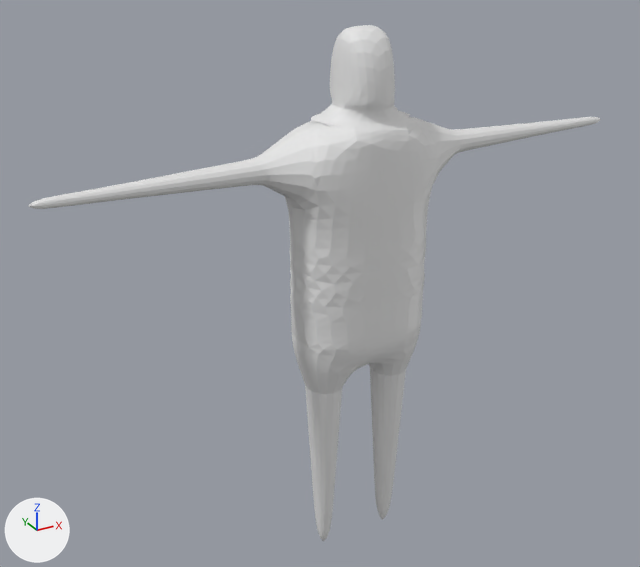
Before and after pictures for a commit that changed the Blender file resources/blender/blocky_trashbot.blend.
Rendered twice from a 50 mm lens placed at (-1.415, -2.31, 2.247), pointed at (-0.093, 0.093, 1.046). The axes (+X, +Y, +Z) are drawn at lower left. The lights are the same throughout. The picture after the commit comes second.
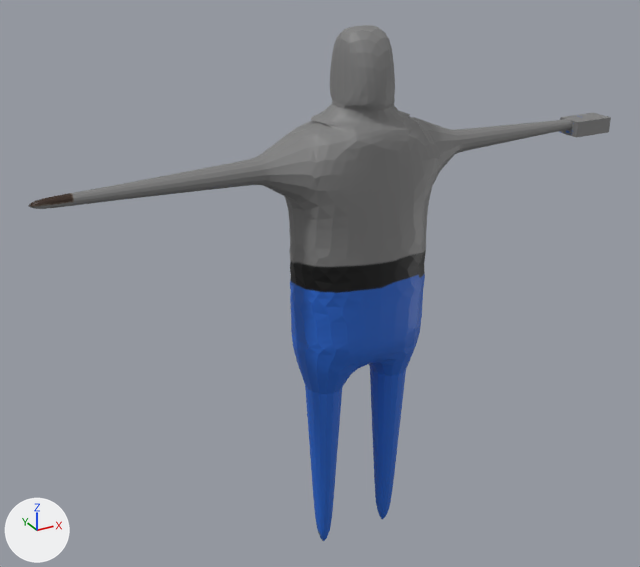
Scene script edits in JSON lines:
```json
{"op": "add", "block": "img_dffuse_texture", "code": ["img_dffuse_texture = load_image('dffuse_texture', '../models/animated/trashbot_diff.png', 2048, 2048, 'sRGB')"]}
{"op": "add", "block": "mat_material", "code": ["mat_material = principled_material('Material')", "mat_material.texture = img_dffuse_texture"]}
{"block": "me_cube_002", "where": "# used by ob_cube; location = (0.0, 0.0, 0.0)"}
{"op": "remove", "block": "me_cube_002", "code": "me_cube_002.from_pydata(...)  # 3138 vertices, 6272 faces; spans x -1.02..1.02, y -0.14..0.15, z 0.04..1.89"}
{"op": "add", "block": "me_cube_002", "code": "me_cube_002.from_pydata(...)  # 3161 vertices, 6198 faces; spans x -1.02..1.02, y -0.14..0.15, z 0.04..1.89"}
{"block": "me_cube_002", "change": "me_cube_002 part 1: a new loose piece of 45 vertices spanning x 0.86..1.02, y -0.05..0.04, z 1.46..1.51, in mat_material (picture img_dffuse_texture)"}
{"block": "me_cube_002", "change": "me_cube_002 part 2"}
{"block": "me_cube_002", "change": "59 vertices are removed from x 0.94..1.02, y -0.02..0.02, z 1.48..1.51"}
{"block": "me_cube_002", "change": "166 faces are deleted"}
{"block": "me_cube_002", "change": "37 vertices are added at x 0.86..0.9, y -0.02..0.02, z 1.48..1.51"}
{"block": "me_cube_002", "change": "84 new faces join them"}
{"block": "me_cube_002", "change": "me_cube_002 part 3: 6106 faces spanning x -1.02..0.92, y -0.14..0.15, z 0.04..1.89 switch from no material to mat_material (picture img_dffuse_texture)"}
```

What differs and where, as boxes [x1, y1, x2, y2] in the pictures (640 x 567 px):
```json
{"object": "Cube", "change": "reshaped", "before": [29, 25, 601, 541], "after": [29, 25, 611, 541]}
{"part": 1, "of": "me_cube_002", "change": "added", "after": [559, 113, 611, 138]}
{"part": 2, "of": "me_cube_002", "change": "built on", "before": [563, 117, 601, 130], "after": [563, 118, 577, 130]}
{"part": 3, "of": "me_cube_002", "change": "recoloured", "before": [29, 25, 583, 541], "after": [29, 25, 571, 541], "on screen": "darker"}
```
